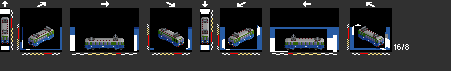
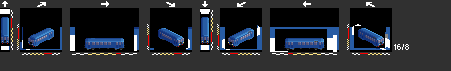
Layer changes from the first (451, 71) image to the second:
added layer "Lights" above "Electrical equipment" over [34, 41, 378, 45]
hid "Electrical equipment" over [2, 18, 380, 41]
hid "sj/dj_original", painted on it over [1, 17, 383, 47]
added layer "Xoa4" over [1, 17, 383, 47]
